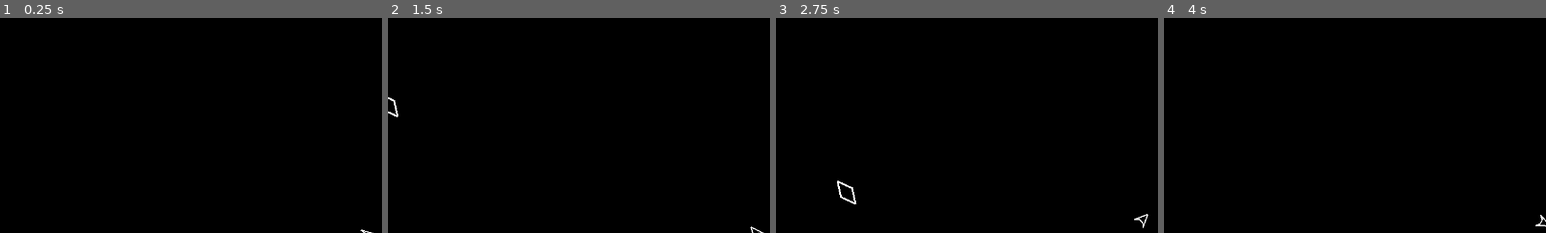
Above: before the commit, frames 1-4 (left to right).
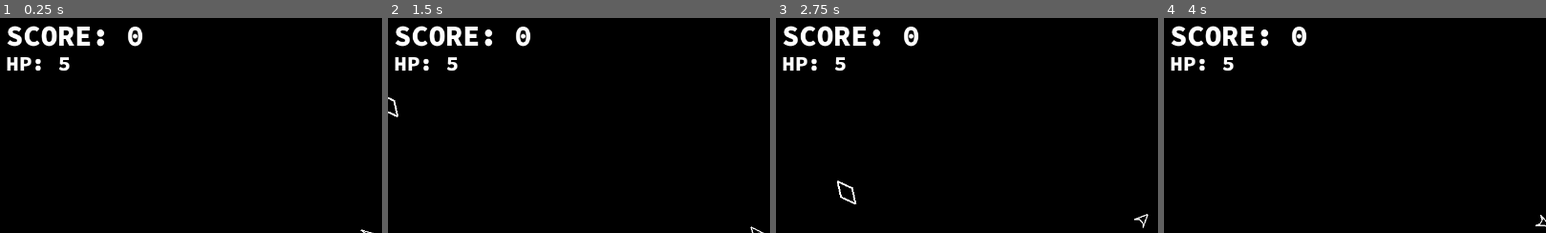
Above: after the commit, the same moments.

Repository: SYnster000/Asteroid-Matrix
Game: Godot game, scene res://Scenes/Main_game.tscn
The game is run twice, just before and just after one commit, with the same random seed, the same clock (stepped at 60 frames per second) and the same inputs. Before the commit the project starts from res://Main_game.tscn.
Inputs (mouse positions are % of the whole screen's width and height, from its top left):
- Up to frame 1 (0.25 s): no input
- Up to frame 2 (1.5 s): move the mouse to (72, 45) at 0.52 s; right-click (72, 45) at 0.6 s; tap Enter at 1.25 s; move the mouse to (30, 55) at 1.27 s; click (30, 55) at 1.35 s
- Up to frame 3 (2.75 s): move the mouse to (60, 28) at 2.02 s; right-click (60, 28) at 2.1 s
- Up to frame 4 (4 s): move the mouse to (45, 70) at 2.77 s; click (45, 70) at 2.85 s; move the mouse to (80, 65) at 3.52 s; right-click (80, 65) at 3.6 s
The pictures show only the part of the screen within x 0-50%, y 0-50%; the shares and areas given below are measured in that part.

The runs differ from the first frame. In frame 1, 2.1% of the frame differs, in the area x 1-38%, y 3-25%; in frame 2, 2.1%; in frame 3, 2.1%; in frame 4, 2.1%.

Commit message:
hud

Diff:
--- a/Main_game.tscn
+++ /dev/null
@@ -1,47 +0,0 @@
-[gd_scene format=3 uid="uid://bmhx25jfacnx2"]
-
-[ext_resource type="Script" uid="uid://c5jr5usd1pfoh" path="res://first_scene.gd" id="1_jqw25"]
-[ext_resource type="Script" uid="uid://dnbkitt626klg" path="res://ship.gd" id="2_4c07i"]
-[ext_resource type="Script" uid="uid://ckfuoijmsrgtb" path="res://hitbox.gd" id="3_4c07i"]
-[ext_resource type="Script" uid="uid://dqxwwwcq5cos8" path="res://asteroid_spawner.gd" id="3_jcp2k"]
-[ext_resource type="PackedScene" uid="uid://jcv4dmycc3d4" path="res://asteroid.tscn" id="4_6kre5"]
-
-[node name="Main_game" type="Node2D" unique_id=1321049088]
-script = ExtResource("1_jqw25")
-
-[node name="Ship" type="CharacterBody2D" parent="." unique_id=533130004]
-light_mask = 7
-visibility_layer = 7
-position = Vector2(616, 365)
-script = ExtResource("2_4c07i")
-
-[node name="Line2D" type="Line2D" parent="Ship" unique_id=572877652]
-light_mask = 7
-visibility_layer = 7
-rotation = 1.5707964
-points = PackedVector2Array(0, -12, 10, 10, 4, 4, -4, 4, -10, 10, -10, 10)
-closed = true
-width = 2.0
-
-[node name="CollisionPolygon2D" type="CollisionPolygon2D" parent="Ship" unique_id=1523545150]
-light_mask = 7
-visibility_layer = 7
-rotation = 1.5707964
-polygon = PackedVector2Array(0, -12, 10, 10, 4, 4, -4, 4, -10, 10)
-
-[node name="Muzzle" type="Marker2D" parent="Ship" unique_id=998499268]
-position = Vector2(13, -2)
-
-[node name="Hitbox" type="Area2D" parent="Ship" unique_id=205998278]
-light_mask = 7
-script = ExtResource("3_4c07i")
-
-[node name="CollisionPolygon2D" type="CollisionPolygon2D" parent="Ship/Hitbox" unique_id=960348777]
-light_mask = 7
-visibility_layer = 7
-rotation = 1.5707964
-polygon = PackedVector2Array(0, -12, 10, 10, 4, 4, -4, 4, -10, 10)
-
-[node name="AsteroidSpawner" type="Node2D" parent="." unique_id=2108188524]
-script = ExtResource("3_jcp2k")
-asteroid_scene = ExtResource("4_6kre5")
--- /dev/null
+++ b/Scenes/Main_game.tscn
@@ -0,0 +1,52 @@
+[gd_scene format=3 uid="uid://bmhx25jfacnx2"]
+
+[ext_resource type="Script" uid="uid://c5jr5usd1pfoh" path="res://Scripts/first_scene.gd" id="1_7s6yn"]
+[ext_resource type="PackedScene" uid="uid://c72nsq3cty7jo" path="res://Scenes/hud.tscn" id="2_6qrkm"]
+[ext_resource type="Script" uid="uid://dnbkitt626klg" path="res://Scripts/ship.gd" id="3_mlwp0"]
+[ext_resource type="Script" uid="uid://ckfuoijmsrgtb" path="res://Scripts/hitbox.gd" id="4_trbel"]
+[ext_resource type="Script" uid="uid://dqxwwwcq5cos8" path="res://Scripts/asteroid_spawner.gd" id="5_vj6g5"]
+[ext_resource type="PackedScene" uid="uid://jcv4dmycc3d4" path="res://Scenes/asteroid.tscn" id="6_rupfi"]
+
+[node name="Main_game" type="Node2D" unique_id=1321049088]
+script = ExtResource("1_7s6yn")
+
+[node name="UI" type="CanvasLayer" parent="." unique_id=294126232]
+
+[node name="HUD" parent="UI" unique_id=2075642364 instance=ExtResource("2_6qrkm")]
+
+[node name="Ship" type="CharacterBody2D" parent="." unique_id=533130004]
+light_mask = 7
+visibility_layer = 7
+position = Vector2(616, 365)
+script = ExtResource("3_mlwp0")
+
+[node name="Line2D" type="Line2D" parent="Ship" unique_id=572877652]
+light_mask = 7
+visibility_layer = 7
+rotation = 1.5707964
+points = PackedVector2Array(0, -12, 10, 10, 4, 4, -4, 4, -10, 10, -10, 10)
+closed = true
+width = 2.0
+
+[node name="CollisionPolygon2D" type="CollisionPolygon2D" parent="Ship" unique_id=1523545150]
+light_mask = 7
+visibility_layer = 7
+rotation = 1.5707964
+polygon = PackedVector2Array(0, -12, 10, 10, 4, 4, -4, 4, -10, 10)
+
+[node name="Muzzle" type="Marker2D" parent="Ship" unique_id=998499268]
+position = Vector2(13, -2)
+
+[node name="Hitbox" type="Area2D" parent="Ship" unique_id=205998278]
+light_mask = 7
+script = ExtResource("4_trbel")
+
+[node name="CollisionPolygon2D" type="CollisionPolygon2D" parent="Ship/Hitbox" unique_id=960348777]
+light_mask = 7
+visibility_layer = 7
+rotation = 1.5707964
+polygon = PackedVector2Array(0, -12, 10, 10, 4, 4, -4, 4, -10, 10)
+
+[node name="AsteroidSpawner" type="Node2D" parent="." unique_id=2108188524]
+script = ExtResource("5_vj6g5")
+asteroid_scene = ExtResource("6_rupfi")
--- a/asteroid.tscn
+++ b/Scenes/asteroid.tscn
@@ -1,6 +1,6 @@
 [gd_scene format=3 uid="uid://jcv4dmycc3d4"]
 
-[ext_resource type="Script" uid="uid://diwn411dbgs5y" path="res://asteroid.gd" id="1_u87q6"]
+[ext_resource type="Script" uid="uid://diwn411dbgs5y" path="res://Scripts/asteroid.gd" id="1_u87q6"]
 
 [node name="Asteroid" type="Area2D" unique_id=2009755453]
 light_mask = 7
--- a/bullet.tscn
+++ b/Scenes/bullet.tscn
@@ -1,6 +1,6 @@
 [gd_scene format=3 uid="uid://3stbmev5qth1"]
 
-[ext_resource type="Script" uid="uid://d0u2ynnurcwv" path="res://bullet.gd" id="1_v7oki"]
+[ext_resource type="Script" uid="uid://d0u2ynnurcwv" path="res://Scripts/bullet.gd" id="1_v7oki"]
 
 [sub_resource type="SegmentShape2D" id="SegmentShape2D_v8qja"]
 b = Vector2(1.753659e-07, 5)
--- /dev/null
+++ b/Scenes/hud.tscn
@@ -0,0 +1,36 @@
+[gd_scene format=3 uid="uid://c72nsq3cty7jo"]
+
+[ext_resource type="Script" uid="uid://dlrxl60m4cvsg" path="res://Scripts/hud.gd" id="1_fccik"]
+[ext_resource type="FontFile" uid="uid://cf8w7kt0ns11t" path="res://Fonts/SourceCodePro-ExtraBold.ttf" id="2_bjfho"]
+
+[sub_resource type="LabelSettings" id="LabelSettings_6fbih"]
+font = ExtResource("2_bjfho")
+font_size = 48
+
+[sub_resource type="LabelSettings" id="LabelSettings_fccik"]
+font = ExtResource("2_bjfho")
+font_size = 36
+
+[node name="HUD" type="Control" unique_id=2075642364]
+layout_mode = 3
+anchors_preset = 0
+offset_right = 40.0
+offset_bottom = 40.0
+script = ExtResource("1_fccik")
+
+[node name="Score" type="Label" parent="." unique_id=1605318815]
+layout_mode = 0
+offset_left = 10.0
+offset_right = 327.0
+offset_bottom = 62.0
+text = "SCORE: "
+label_settings = SubResource("LabelSettings_6fbih")
+
+[node name="hp" type="Label" parent="." unique_id=1484423691]
+layout_mode = 0
+offset_left = 10.0
+offset_top = 54.0
+offset_right = 140.0
+offset_bottom = 100.0
+text = "HP:"
+label_settings = SubResource("LabelSettings_fccik")
--- a/asteroid_spawner.gd
+++ b/Scripts/asteroid_spawner.gd
@@ -2,7 +2,7 @@
 
 @export var asteroid_scene: PackedScene
 @export var max_on_screen: int = 5
-@export var spawn_limit: int = 20   # -1 para infinito
+@export var spawn_limit: int = -1   # -1 para infinito
 @export var spawn_interval: float = 1.5
 
 var spawned_total := 0
--- a/bullet.gd
+++ b/Scripts/bullet.gd
@@ -16,5 +16,7 @@
 
 func _on_area_entered(area):
 	if area.is_in_group("asteroid"):
+		GameState.score += 1
 		area.queue_free()  # destrói o asteroide
-		queue_free()       # destrói a bala
+		queue_free()
+		print("Score: ",GameState.score)      # destrói a bala
--- /dev/null
+++ b/Scripts/first_scene.gd
@@ -0,0 +1,14 @@
+extends Node2D
+
+
+
+
+
+# Called when the node enters the scene tree for the first time.
+func _ready() -> void:
+	pass
+
+# Called every frame. 'delta' is the elapsed time since the previous frame.
+func _process(delta: float) -> void:
+	pass
+	#$ScoreLabel.text = str(GameState.score)
--- a/first_scene.gd
+++ b/Scripts/game_state.gd
@@ -1,12 +1,16 @@
-extends Node2D
+extends Node
 
+
+var score := 0
+var hp := 5
 
 # Called when the node enters the scene tree for the first time.
 func _ready() -> void:
-	pass # Replace with function body.
+	pass
 
 
 # Called every frame. 'delta' is the elapsed time since the previous frame.
 func _process(delta: float) -> void:
 	if Input.is_action_just_pressed("reset"):
+		GameState.score = 0
 		get_tree().reload_current_scene()
--- /dev/null
+++ b/Scripts/hud.gd
@@ -0,0 +1,19 @@
+extends Control
+
+@onready var score = $Score:
+	set(value):
+		score.text = "SCORE: " + str(value)
+
+@onready var hp = $hp:
+	set(value):
+		hp.text = "HP: " + str(value)
+
+# Called when the node enters the scene tree for the first time.
+func _ready() -> void:
+	pass # Replace with function body.
+
+
+# Called every frame. 'delta' is the elapsed time since the previous frame.
+func _process(delta: float) -> void:
+	score = str(GameState.score)
+	hp = str(GameState.hp)
--- a/ship.gd
+++ b/Scripts/ship.gd
@@ -4,10 +4,9 @@
 var MAX_SPEED = 350.0
 var FRICTION = 0.98
 var ROTATION_SPEED = 5.0  # velocidade de giro (maior = gira mais rápido)
-var hp := 5
 
 @onready var muzzle = $Muzzle
-var BulletScene = preload("res://bullet.tscn")
+var BulletScene = preload("res://Scenes/bullet.tscn")
 
 func _ready():
 	add_to_group("player")
@@ -46,9 +45,9 @@
 
 
 func take_damage(amount: int):
-	hp -= amount
-	print("HP:", hp)
-	if hp <= 0:
+	GameState.hp -= amount
+	print("HP:", GameState.hp)
+	if GameState.hp <= 0:
 		die()
 
 func die():
--- a/project.godot
+++ b/project.godot
@@ -14,6 +14,10 @@
 run/main_scene="uid://bmhx25jfacnx2"
 config/features=PackedStringArray("4.6", "Mobile")
 config/icon="res://icon.svg"
+
+[autoload]
+
+GameState="*uid://chl57rdwv7n87"
 
 [display]
 
Binary file added: Fonts/SourceCodePro-ExtraBold.ttf
Not shown, added: Fonts/SourceCodePro-ExtraBold.ttf.import
Renamed: asteroid.gd -> Scripts/asteroid.gd
Renamed: asteroid.gd.uid -> Scripts/asteroid.gd.uid
Renamed: asteroid_spawner.gd.uid -> Scripts/asteroid_spawner.gd.uid
Renamed: bullet.gd.uid -> Scripts/bullet.gd.uid
Renamed: first_scene.gd.uid -> Scripts/first_scene.gd.uid
Not shown, added: Scripts/game_state.gd.uid
Renamed: hitbox.gd -> Scripts/hitbox.gd
Renamed: hitbox.gd.uid -> Scripts/hitbox.gd.uid
Not shown, added: Scripts/hud.gd.uid
Renamed: ship.gd.uid -> Scripts/ship.gd.uid
(and 4 more such lines)
